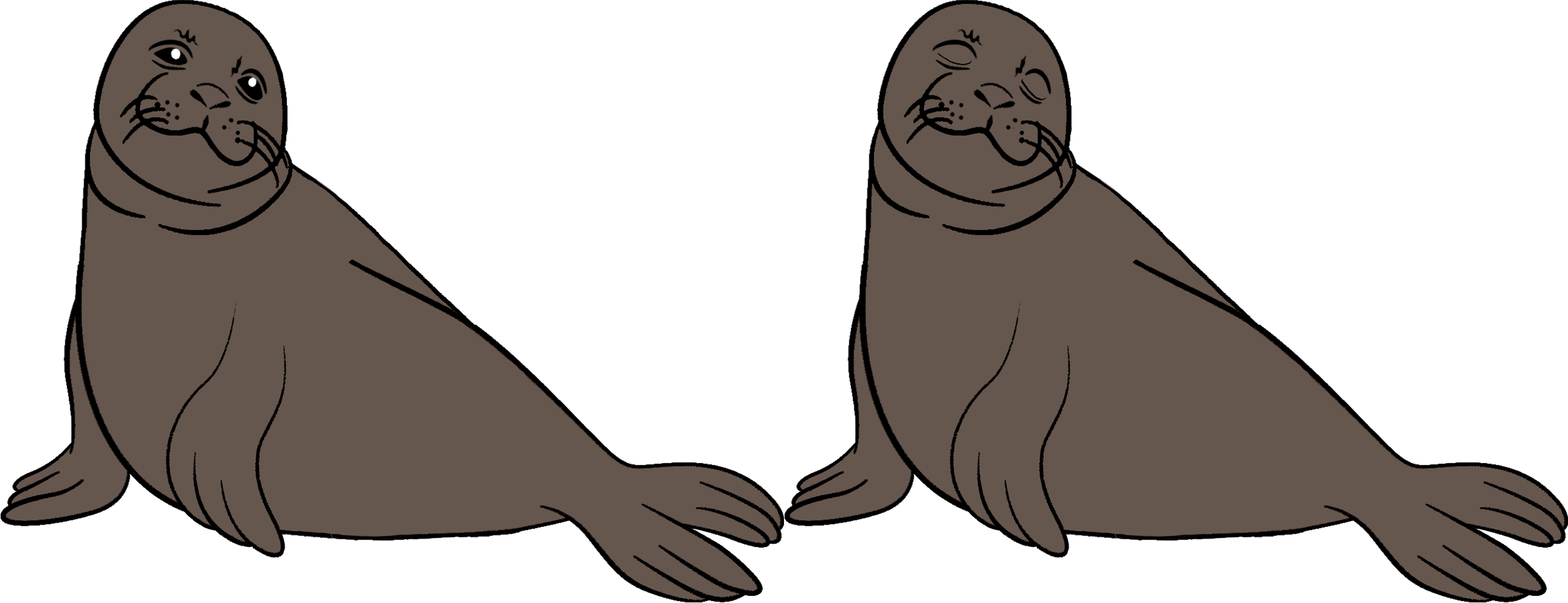
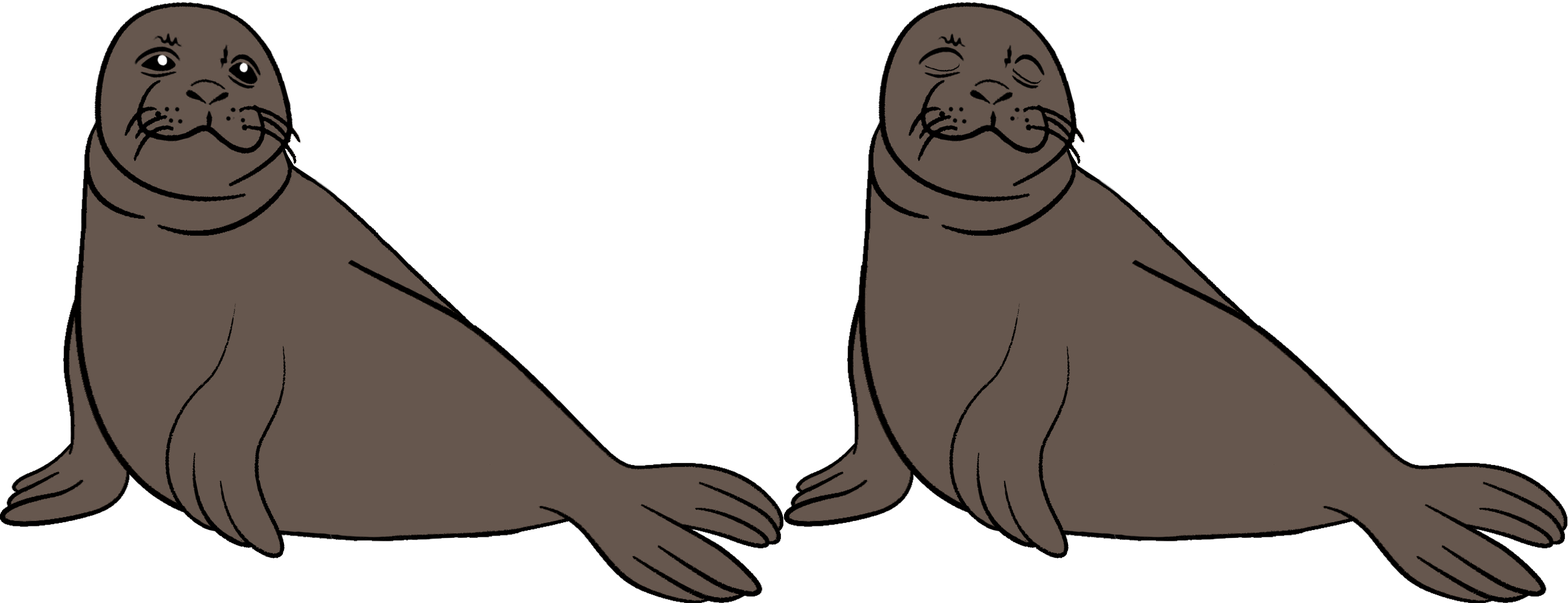
Layer changes from the first 1568px x 603px image to the second:
renamed "Layer 4" to "Layer 6", showed it, painted on it over [0, 1, 784, 603]
renamed "1-2" to "Layer 5", painted on it over [784, 0, 1568, 603]
removed layer "Layer 3" over [0, 0, 785, 603]
